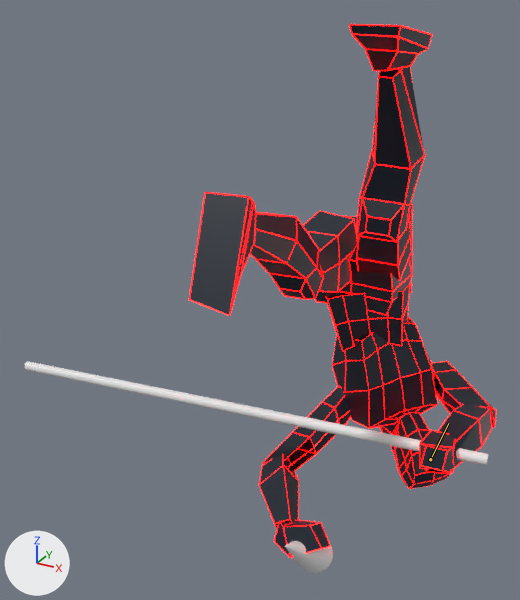
Renders of the FBX model Assets/Meshes/player.fbx from each side of a commit.
The view is the same before and after, from a 50 mm camera at (0.74, -0.31, 1.82) aimed at (-0.41, 1.79, 0.77). Every picture has the same lights, and +X, +Y and +Z are marked at lower left. Both versions are drawn at frame 16 of the action 'armature|Roll'; the numbers are the values there. The bones that change are drawn over the model as lines.

Objects in the first picture: 'LeftFoot', 'LeftForeArm', 'LeftLowerLeg', 'LeftThigh', 'LeftUpperArm', 'Pelvis', 'RightFoot', 'RightForeArm', 'RightHand', 'RightHandWireframe', 'RightLowerLeg', 'Sword', 'Torso', 'Waist'.
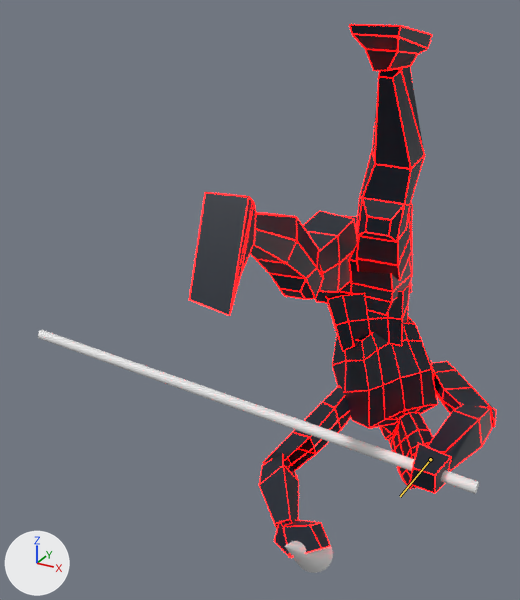
What the commit changed:
Bone 'hand.R' (bone_hand_r) turns from (172, 18, -20) to (-11, -6, -11) degrees about its own x, y and z.

Location of each change, (x1, y1, x2, y2) in pixels of the pictures (520 x 600 px):
'Sword', posed (56% taller)
    before: (24, 361, 488, 466)
    after: (38, 330, 479, 494)
'RightHand', posed (17% wider, 17% taller)
    before: (420, 431, 455, 472)
    after: (410, 444, 451, 492)
'RightHandWireframe', posed (19% wider, 16% taller)
    before: (419, 430, 455, 473)
    after: (409, 443, 452, 493)
bone 'hand.R', root to tip
    before: (430, 459) to (448, 423)
    after: (430, 459) to (400, 496)
